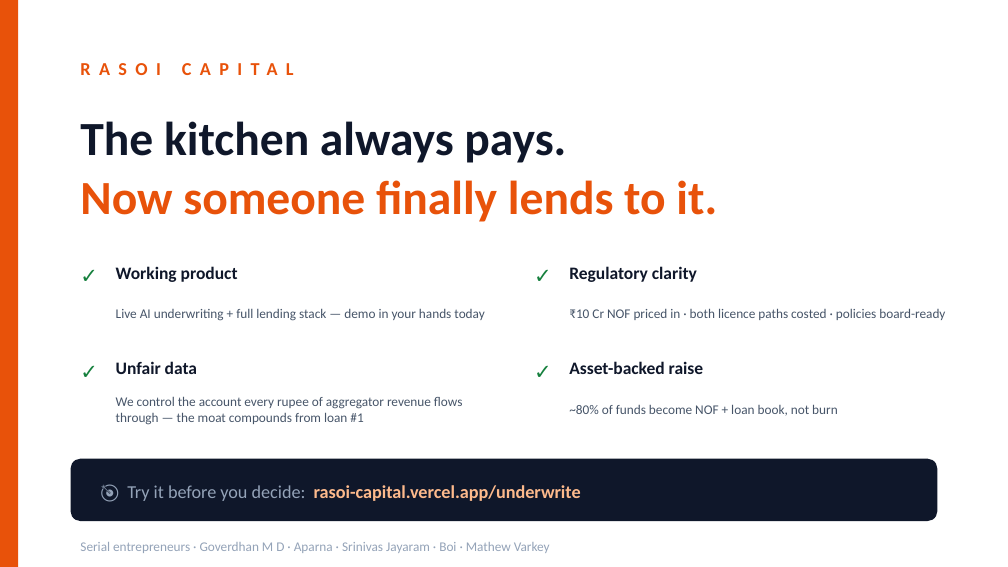
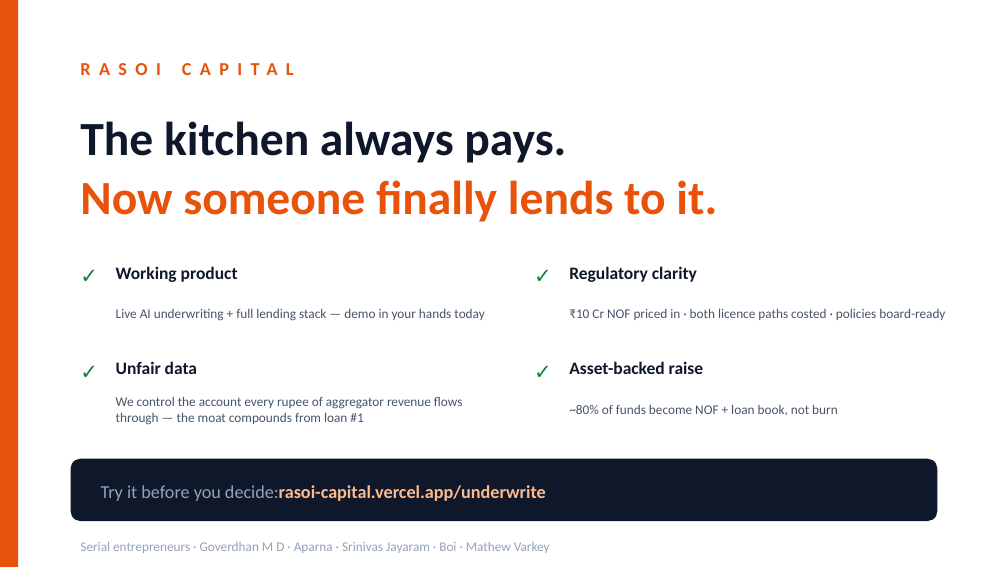
Before and after one commit to askgogo84/RasoiCapital, a slide deck: slide 17 of public/RasoiCapital_PitchDeck.pptx. Drawn at 1008x567 pixels with LibreOffice and Linux fonts; fonts in the diff are those of the drawing. Boxes give left, top, right and bottom in pixels: in the first picture for what was removed or moved away, otherwise in the second. Text is boxed around its words. In the diff, an @@ line names an element or a change of style, - is before the commit and + after.

```diff
--- a/public/RasoiCapital_PitchDeck.pptx
+++ b/public/RasoiCapital_PitchDeck.pptx
@@ text at (101, 485, 546, 501): text changed @@
-🎯 Try it before you decide: rasoi-capital.vercel.app/underwrite
+Try it before you decide:rasoi-capital.vercel.app/underwrite
```
Also in this commit, not shown: 10 other slides changed.
